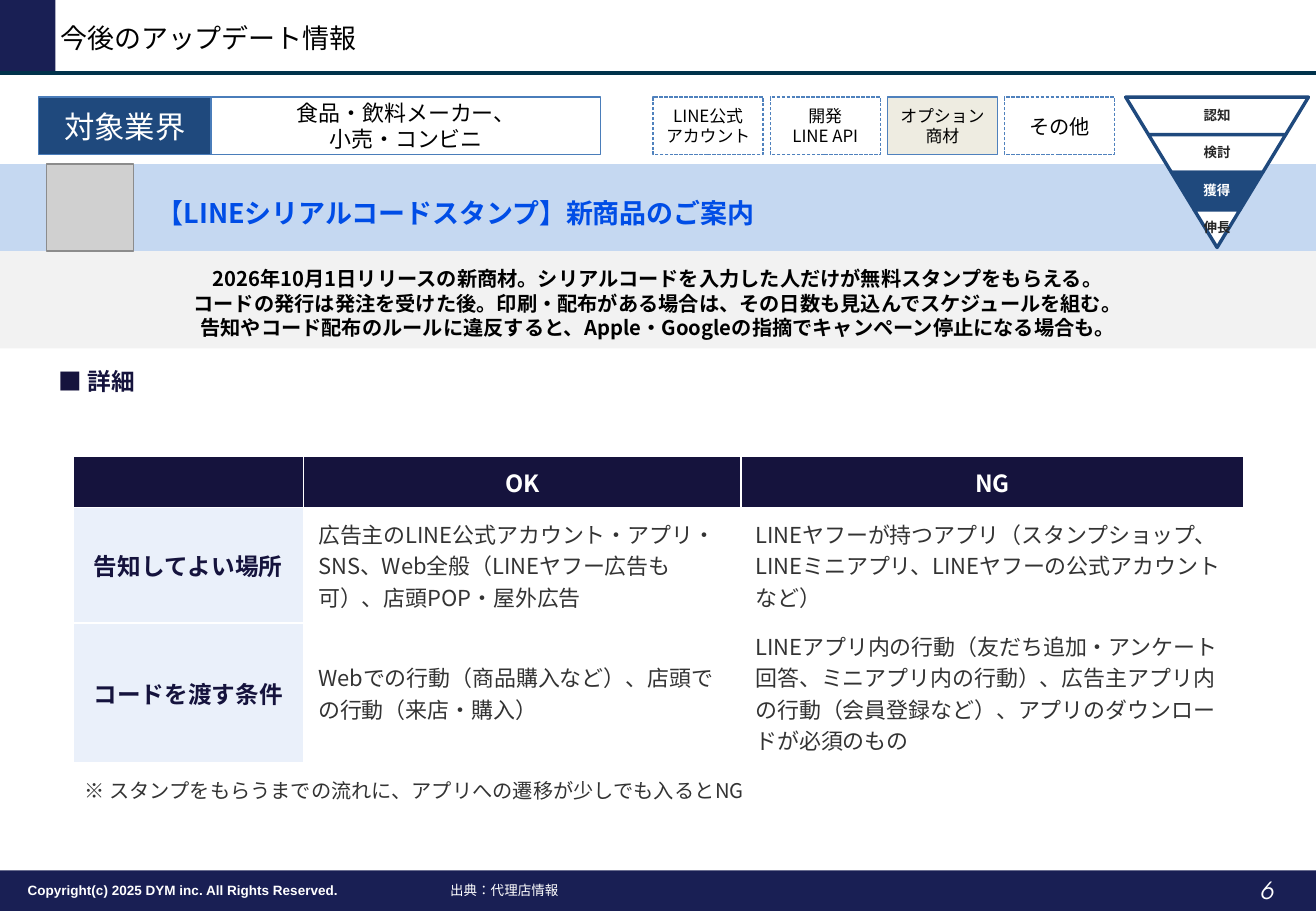
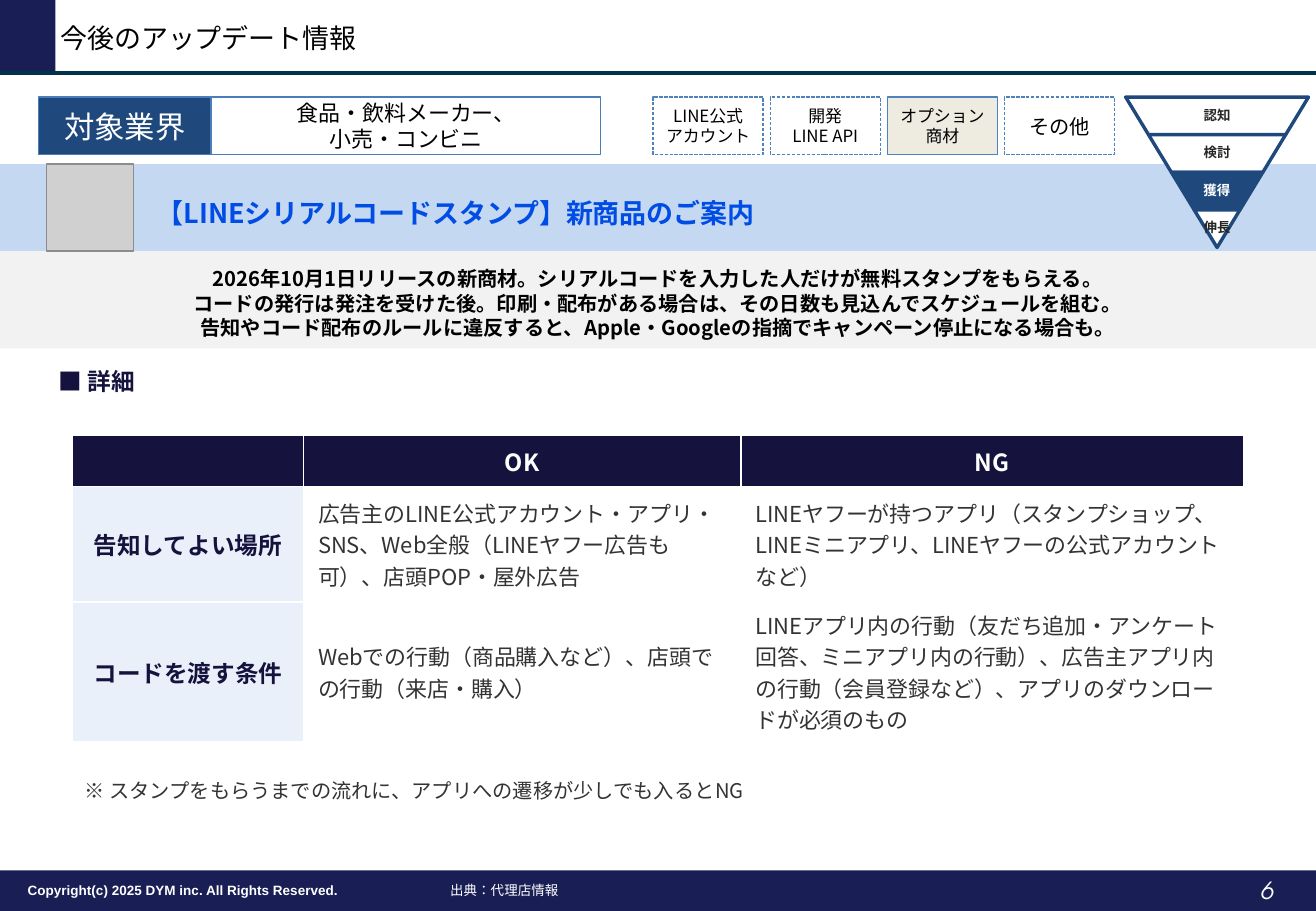
Before and after one commit to tonomura-r-dev/folder, a slide deck: slide 6 of LINEOA媒体最新情報_2026年10月トレンドレポート.pptx. Drawn at 1316x911 pixels with LibreOffice and Linux fonts; fonts in the diff are those of the drawing; grey boxes stand for pictures; background and template pictures are left out. Boxes give left, top, right and bottom in pixels: in the first picture for what was removed or moved away, otherwise in the second. Text is boxed around its words. In the diff, an @@ line names an element or a change of style, - is before the commit and + after.

```diff
--- a/LINEOA媒体最新情報_2026年10月トレンドレポート.pptx
+++ b/LINEOA媒体最新情報_2026年10月トレンドレポート.pptx
@@ table: place and size @@
-table at bbox=[73, 457, 1244, 763]
+table at bbox=[73, 436, 1244, 742]
```
Also in this commit, not shown: 8 other slides changed, 2 other files.
